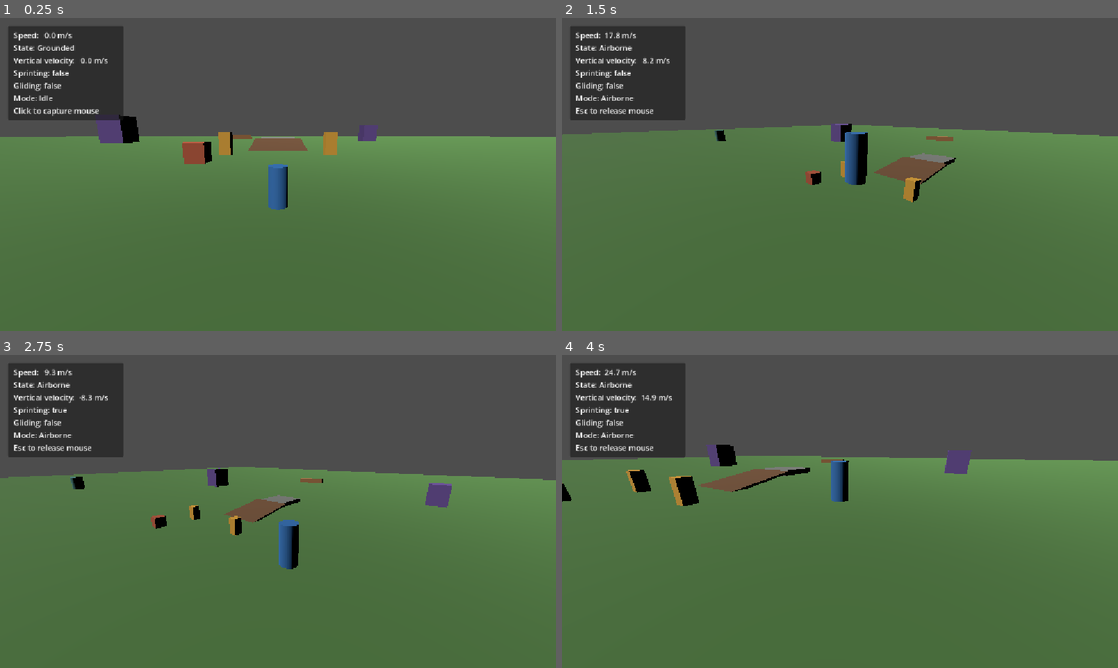
Above: before the commit, frames 1-4 (two rows, left to right).
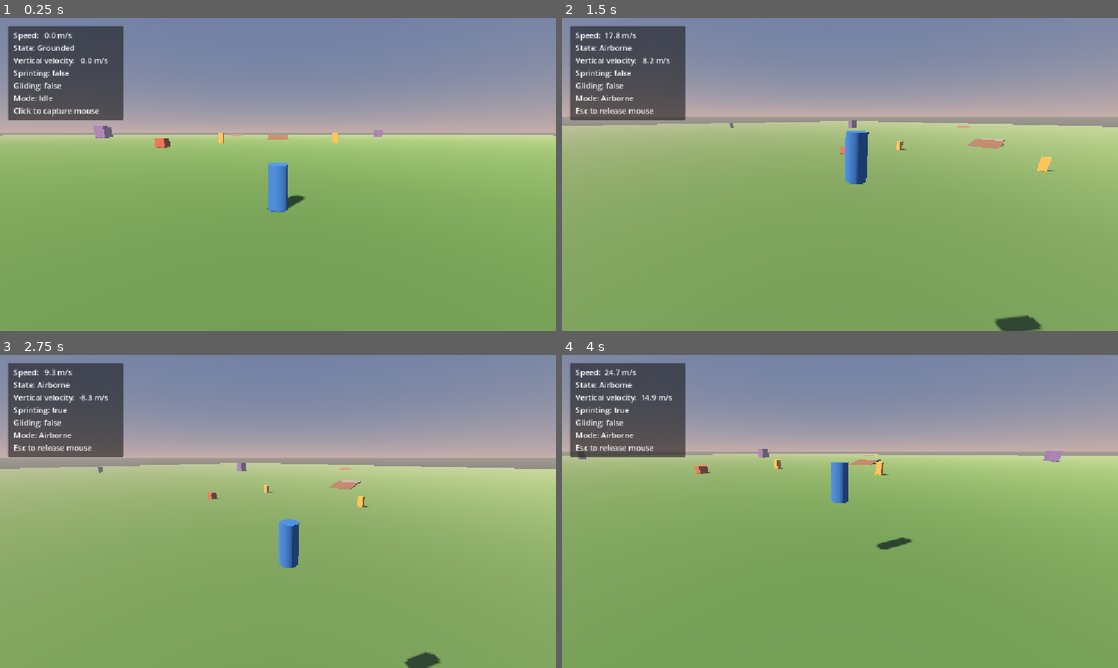
Above: after the commit, the same moments.

Repository: nimanimanima-rgb/DreamRunner
Game: Godot game, scene res://scenes/main.tscn
Two runs of this game, one before a commit and one after it. Both use one fixed random seed, a clock stepped at 60 frames per second and the inputs below.
Inputs (mouse positions are in pixels of both pictures, inside the frame that each line leads up to):
- Up to frame 1 (0.25 s): no input
- Up to frame 2 (1.5 s): move the mouse to (962, 158) at 0.52 s; hold D (move_right) 0.53-1.28 s; hold Shift (sprint) 0.53-1.28 s; click (962, 158) at 0.67 s; tap Space (jump) at 0.77 s; move the mouse to (812, 174) at 1.27 s; hold W (move_forward) from 1.28 s (still down); tap Shift (sprint) at 1.35 s
- Up to frame 3 (2.75 s): keep holding W (move_forward); tap Space (jump) at 1.52 s; move the mouse to (289, 505) at 2.02 s; hold Shift (sprint) from 2.03 s (still down)
- Up to frame 4 (4 s): keep holding W (move_forward); move the mouse to (834, 517) at 2.77 s; release Shift (sprint) at 2.78 s; tap Shift (sprint) at 2.85 s; click (834, 517) at 2.92 s; tap Space (jump) at 3.02, 3.77 s; move the mouse to (878, 514) at 3.52 s; hold Shift (sprint) from 3.53 s (still down)

The runs differ from the first frame. In frame 1, 99% of the frame differs, in the area x 0-100%, y 0-100%; in frame 2, 99%; in frame 3, 99%; in frame 4, 99%.

Commit message:
Fix player and camera jitter

Diff:
--- a/project.godot
+++ b/project.godot
@@ -56,6 +56,7 @@
 [physics]
 
 3d/physics_engine="Jolt Physics"
+common/physics_interpolation=true
 
 [rendering]
 
--- a/scenes/main.tscn
+++ b/scenes/main.tscn
@@ -4,10 +4,36 @@
 [ext_resource type="Script" path="res://scripts/debug_hud.gd" id="2_debug"]
 
 [sub_resource type="BoxMesh" id="BoxMesh_o2g3l"]
-size = Vector3(400, 1, 400)
+size = Vector3(800, 1, 800)
 
 [sub_resource type="BoxShape3D" id="BoxShape3D_rvslj"]
-size = Vector3(400, 1, 400)
+size = Vector3(800, 1, 800)
+
+[sub_resource type="ProceduralSkyMaterial" id="ProceduralSkyMaterial_dream"]
+sky_top_color = Color(0.24, 0.42, 0.66, 1)
+sky_horizon_color = Color(0.84, 0.72, 0.69, 1)
+sky_curve = 0.12
+ground_bottom_color = Color(0.16, 0.2, 0.23, 1)
+ground_horizon_color = Color(0.62, 0.61, 0.55, 1)
+ground_curve = 0.08
+sun_angle_max = 18.0
+sun_curve = 0.08
+
+[sub_resource type="Sky" id="Sky_dream"]
+sky_material = SubResource("ProceduralSkyMaterial_dream")
+
+[sub_resource type="Environment" id="Environment_dream"]
+background_mode = 2
+sky = SubResource("Sky_dream")
+ambient_light_source = 2
+ambient_light_color = Color(0.66, 0.72, 0.82, 1)
+ambient_light_energy = 0.55
+reflected_light_source = 2
+fog_enabled = true
+fog_light_color = Color(0.76, 0.71, 0.72, 1)
+fog_light_energy = 0.7
+fog_density = 0.0018
+fog_sky_affect = 0.35
 
 [sub_resource type="StandardMaterial3D" id="StandardMaterial3D_rvslj"]
 albedo_color = Color(0.18, 0.42, 0.68, 1)
@@ -50,8 +76,9 @@
 bottom_radius = 0.4
 height = 1.8
 
-[sub_resource type="BoxShape3D" id="BoxShape3D_0bbpv"]
-size = Vector3(0.8, 1.8, 0.8)
+[sub_resource type="CapsuleShape3D" id="CapsuleShape3D_player"]
+radius = 0.4
+height = 1.8
 
 [sub_resource type="BoxMesh" id="BoxMesh_wyco5"]
 size = Vector3(2, 2, 2)
@@ -134,8 +161,8 @@
 mesh = SubResource("CylinderMesh_elqb8")
 
 [node name="PlayerCollision" type="CollisionShape3D" parent="Player" unique_id=1965612440]
-transform = Transform3D(0.8, 0, 0, 0, 0.8, 0, 0, 0, 0.8, 0, 0.9, 0)
-shape = SubResource("BoxShape3D_0bbpv")
+position = Vector3(0, 0.9, 0)
+shape = SubResource("CapsuleShape3D_player")
 
 [node name="CameraPivot" type="Node3D" parent="Player" unique_id=109119311]
 transform = Transform3D(1, 0, 0, 0, 1, 0, 0, 0, 1, 0, 1.4, 0)
@@ -150,9 +177,16 @@
 
 [node name="DirectionalLight3D" type="DirectionalLight3D" parent="." unique_id=350803342]
 transform = Transform3D(0.81915206, 0.4055798, -0.4055798, 0, 0.70710677, 0.70710677, 0.57357645, -0.579228, 0.579228, 0, 0, 0)
+light_color = Color(1, 0.82, 0.68, 1)
+light_energy = 1.15
+shadow_enabled = true
+directional_shadow_max_distance = 180.0
+
+[node name="WorldEnvironment" type="WorldEnvironment" parent="."]
+environment = SubResource("Environment_dream")
 
 [node name="TestCube" type="StaticBody3D" parent="." unique_id=976470427]
-position = Vector3(-8, 1, -12)
+position = Vector3(-25, 1, -35)
 
 [node name="Mesh" type="MeshInstance3D" parent="TestCube"]
 material_override = SubResource("StandardMaterial3D_obstacle")
@@ -162,7 +196,7 @@
 shape = SubResource("BoxShape3D_test_cube")
 
 [node name="SideMarkerLeft" type="StaticBody3D" parent="."]
-position = Vector3(-7, 1.5, -19)
+position = Vector3(-18, 1.5, -55)
 
 [node name="Mesh" type="MeshInstance3D" parent="SideMarkerLeft"]
 material_override = SubResource("StandardMaterial3D_marker")
@@ -172,7 +206,7 @@
 shape = SubResource("BoxShape3D_marker")
 
 [node name="SideMarkerRight" type="StaticBody3D" parent="."]
-position = Vector3(7, 1.5, -19)
+position = Vector3(18, 1.5, -55)
 
 [node name="Mesh" type="MeshInstance3D" parent="SideMarkerRight"]
 material_override = SubResource("StandardMaterial3D_marker")
@@ -182,7 +216,7 @@
 shape = SubResource("BoxShape3D_marker")
 
 [node name="Ramp" type="StaticBody3D" parent="."]
-position = Vector3(0, 0.75, -31)
+position = Vector3(0, 0.75, -90)
 rotation = Vector3(0.16, 0, 0)
 
 [node name="Mesh" type="MeshInstance3D" parent="Ramp"]
@@ -193,7 +227,7 @@
 shape = SubResource("BoxShape3D_ramp")
 
 [node name="RaisedPlatform" type="StaticBody3D" parent="."]
-position = Vector3(0, 1.4, -40.9)
+position = Vector3(0, 1.4, -99.9)
 
 [node name="Mesh" type="MeshInstance3D" parent="RaisedPlatform"]
 material_override = SubResource("StandardMaterial3D_platform")
@@ -205,7 +239,7 @@
 [node name="MovementCourse" type="Node3D" parent="."]
 
 [node name="EastRamp" type="StaticBody3D" parent="MovementCourse"]
-position = Vector3(60, 0.75, -20)
+position = Vector3(140, 0.75, -50)
 rotation = Vector3(0.16, -1.5708, 0)
 
 [node name="Mesh" type="MeshInstance3D" parent="MovementCourse/EastRamp"]
@@ -216,7 +250,7 @@
 shape = SubResource("BoxShape3D_ramp")
 
 [node name="WestRamp" type="StaticBody3D" parent="MovementCourse"]
-position = Vector3(-60, 0.75, 35)
+position = Vector3(-145, 0.75, 80)
 rotation = Vector3(0.16, 1.5708, 0)
 
 [node name="Mesh" type="MeshInstance3D" parent="MovementCourse/WestRamp"]
@@ -227,7 +261,7 @@
 shape = SubResource("BoxShape3D_ramp")
 
 [node name="SouthRamp" type="StaticBody3D" parent="MovementCourse"]
-position = Vector3(20, 0.75, 75)
+position = Vector3(50, 0.75, 175)
 rotation = Vector3(0.16, 3.14159, 0)
 
 [node name="Mesh" type="MeshInstance3D" parent="MovementCourse/SouthRamp"]
@@ -238,7 +272,7 @@
 shape = SubResource("BoxShape3D_ramp")
 
 [node name="TallPillarA" type="StaticBody3D" parent="MovementCourse"]
-position = Vector3(35, 3, -70)
+position = Vector3(90, 3, -170)
 
 [node name="Mesh" type="MeshInstance3D" parent="MovementCourse/TallPillarA"]
 material_override = SubResource("StandardMaterial3D_tall")
@@ -248,7 +282,7 @@
 shape = SubResource("BoxShape3D_tall_pillar_a")
 
 [node name="TallPillarB" type="StaticBody3D" parent="MovementCourse"]
-position = Vector3(-50, 4, -55)
+position = Vector3(-130, 4, -140)
 
 [node name="Mesh" type="MeshInstance3D" parent="MovementCourse/TallPillarB"]
 material_override = SubResource("StandardMaterial3D_tall")
@@ -258,7 +292,7 @@
 shape = SubResource("BoxShape3D_tall_pillar_b")
 
 [node name="TallStep" type="StaticBody3D" parent="MovementCourse"]
-position = Vector3(-25, 2.5, 75)
+position = Vector3(-70, 2.5, 180)
 
 [node name="Mesh" type="MeshInstance3D" parent="MovementCourse/TallStep"]
 material_override = SubResource("StandardMaterial3D_obstacle")
@@ -268,7 +302,7 @@
 shape = SubResource("BoxShape3D_tall_step")
 
 [node name="NorthHurdle" type="StaticBody3D" parent="MovementCourse"]
-position = Vector3(-20, 1, -95)
+position = Vector3(-50, 1, -230)
 rotation = Vector3(0, 0.3, 0)
 
 [node name="Mesh" type="MeshInstance3D" parent="MovementCourse/NorthHurdle"]
@@ -279,7 +313,7 @@
 shape = SubResource("BoxShape3D_hurdle")
 
 [node name="EastHurdle" type="StaticBody3D" parent="MovementCourse"]
-position = Vector3(90, 1, 20)
+position = Vector3(220, 1, 60)
 rotation = Vector3(0, 1.15, 0)
 
 [node name="Mesh" type="MeshInstance3D" parent="MovementCourse/EastHurdle"]
@@ -290,7 +324,7 @@
 shape = SubResource("BoxShape3D_hurdle")
 
 [node name="WestColumn" type="StaticBody3D" parent="MovementCourse"]
-position = Vector3(-90, 2.5, -10)
+position = Vector3(-220, 2.5, -40)
 
 [node name="Mesh" type="MeshInstance3D" parent="MovementCourse/WestColumn"]
 material_override = SubResource("StandardMaterial3D_column")
@@ -300,7 +334,7 @@
 shape = SubResource("CylinderShape3D_course_column")
 
 [node name="SouthColumn" type="StaticBody3D" parent="MovementCourse"]
-position = Vector3(70, 2.5, 65)
+position = Vector3(170, 2.5, 170)
 
 [node name="Mesh" type="MeshInstance3D" parent="MovementCourse/SouthColumn"]
 material_override = SubResource("StandardMaterial3D_column")
--- a/scripts/player_controller.gd
+++ b/scripts/player_controller.gd
@@ -45,6 +45,7 @@
 	var initial_camera_position := camera_pivot.global_position
 	camera_pivot.top_level = true
 	camera_pivot.global_position = initial_camera_position
+	camera_pivot.set_physics_interpolation_mode(Node.PHYSICS_INTERPOLATION_MODE_OFF)
 
 	# Web browsers only allow pointer lock after a user gesture, so the player
 	# clicks the game to capture the mouse instead of doing it automatically.
@@ -53,6 +54,8 @@
 	target_yaw = yaw
 	camera_pivot.global_rotation = Vector3(pitch, yaw, 0.0)
 	camera.fov = normal_fov
+	reset_physics_interpolation()
+	camera_pivot.reset_physics_interpolation()
 
 
 func _input(event: InputEvent) -> void:
@@ -81,10 +84,12 @@
 	var smoothing_weight := 1.0 - exp(-rotation_smoothing * delta)
 	yaw = lerp_angle(yaw, target_yaw, smoothing_weight)
 	pitch = lerp_angle(pitch, target_pitch, smoothing_weight)
-	rotation.y = yaw
 	camera_pivot.global_rotation = Vector3(pitch, yaw, 0.0)
 
-	var camera_target := global_position + Vector3.UP * camera_height
+	# Follow the position rendered between physics ticks, not the latest raw
+	# physics position. This prevents fixed-tick stepping from shaking the camera.
+	var interpolated_player_position := get_global_transform_interpolated().origin
+	var camera_target := interpolated_player_position + Vector3.UP * camera_height
 	var follow_weight := 1.0 - exp(-camera_follow_smoothing * delta)
 	var vertical_weight := 1.0 - exp(-camera_vertical_smoothing * delta)
 	var camera_position := camera_pivot.global_position
@@ -102,7 +107,8 @@
 
 func _physics_process(delta: float) -> void:
 	var input_dir := Input.get_vector("move_left", "move_right", "move_forward", "move_back")
-	var move_dir := (global_transform.basis * Vector3(input_dir.x, 0.0, input_dir.y)).normalized()
+	var movement_basis := Basis(Vector3.UP, yaw)
+	var move_dir := (movement_basis * Vector3(input_dir.x, 0.0, input_dir.y)).normalized()
 	var target_speed := sprint_speed if Input.is_action_pressed("sprint") else walk_speed
 
 	var horizontal_velocity := Vector3(velocity.x, 0.0, velocity.z)
Not shown, changed: ROADMAP.md
